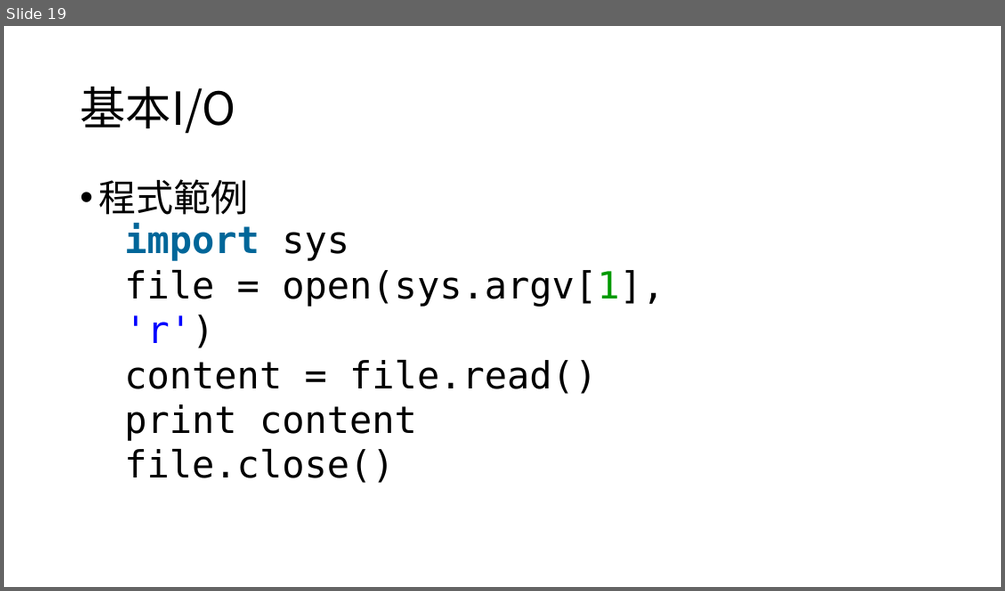
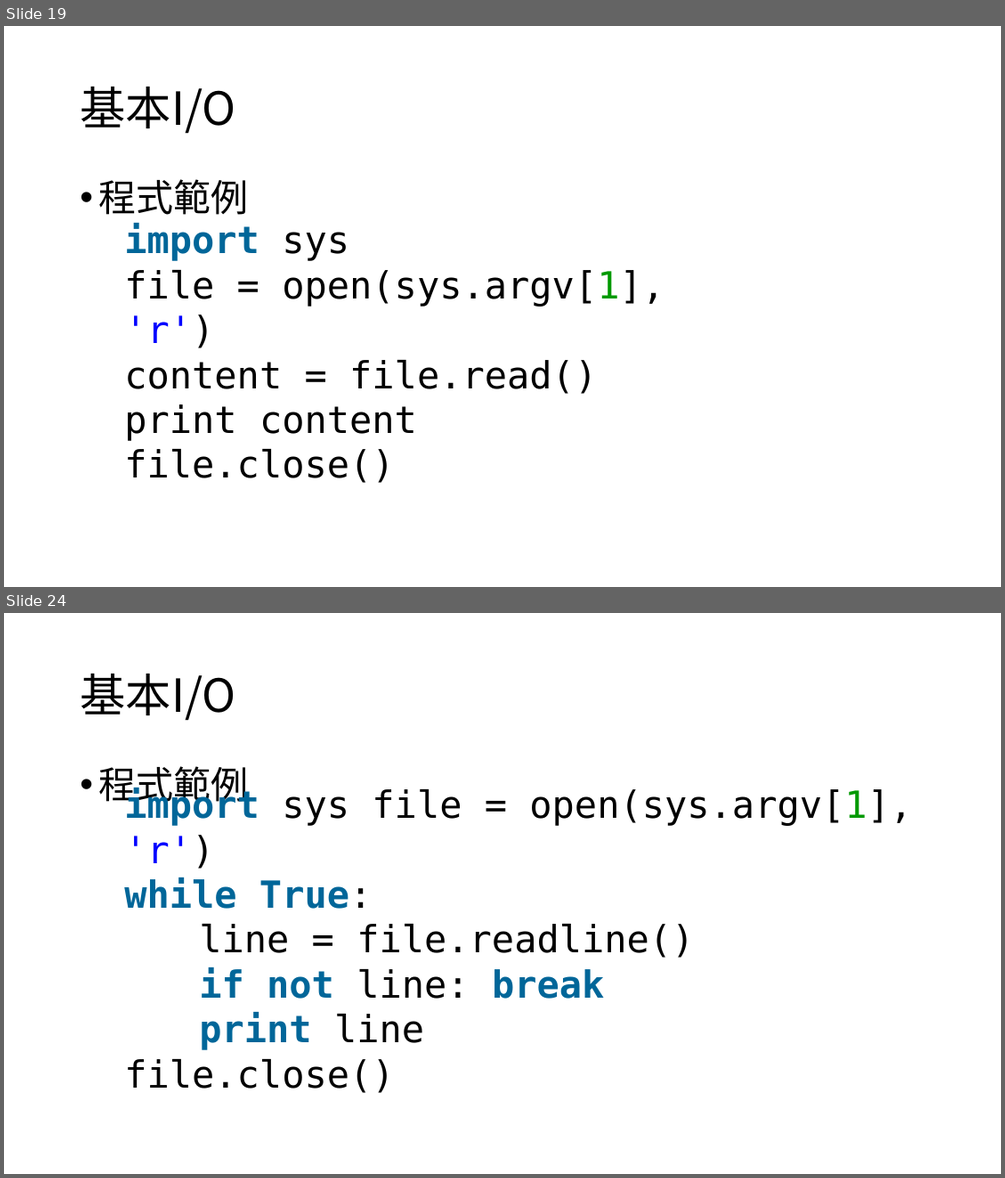
Before and after one commit to timmy61109/Python-Tutorial, a slide deck: Python程式設計入門指南.pptx. Shown one above the other, each under a label of ours: slide 19 before the commit, slides 19 and 24 after it; the slides between them are not shown. The pictures are 1005x591 and 1005x1178 pixels, drawn with LibreOffice and Linux fonts; fonts in the diff are those of the drawing. Boxes give left, top, right and bottom in pixels: in the first picture for what was removed or moved away, otherwise in the second. Text is boxed around its words. In the diff, an @@ line names an element or a change of style, - is before the commit and + after.

```diff
--- a/Python程式設計入門指南.pptx
+++ b/Python程式設計入門指南.pptx
@@ slide 24 added at (4, 613, 1001, 1174), background #FFFFFF @@
@@ title added at (80, 674, 235, 721), 44 pt, text #000000 @@
+基本I/O
@@ text added at (98, 766, 248, 807), 36 pt, text #000000 @@
+• 程式範例
@@ text added at (124, 787, 912, 1093), 36 pt, text #000000 @@
+import sys file = open(sys.argv[1], 'r')
+while True:
+line = file.readline()
+if not line: break
+print line
+file.close()
```
Also in this commit, not shown: 7 slides changed, 54 other slides added, 1 slide removed.
